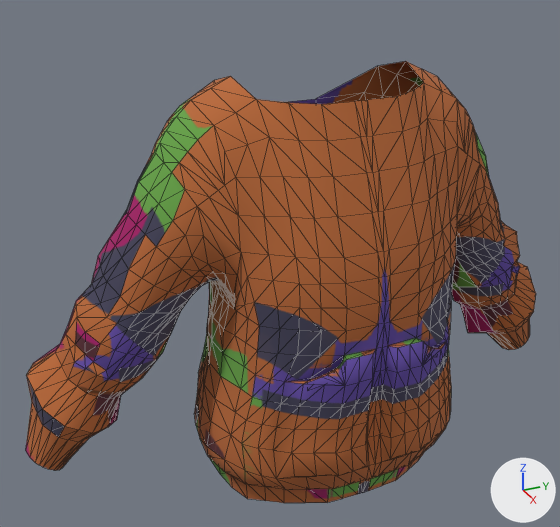
What one commit did to the glTF model mielda/chauqeta/kapkan.glb.
Before and after are seen from a 50 mm lens placed at (1.555, -0.803, 0.28), pointed at (0.008, -0.106, -0.493). Every picture has the same lights, and +X, +Y and +Z are marked at lower right. Mesh edges are drawn as thin lines. Vertices at the same position are counted once.

The first picture shows 'chaqueta highpoly'.
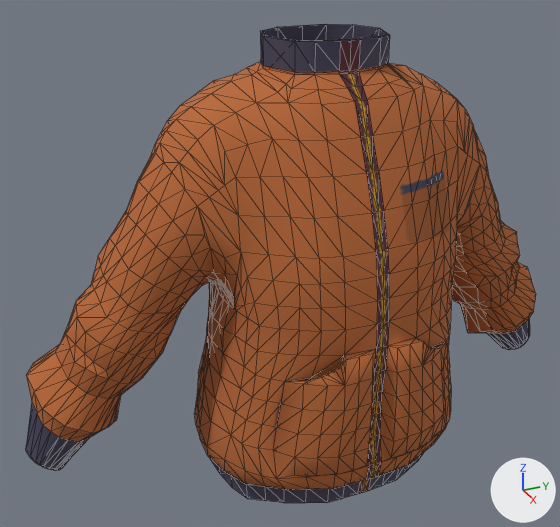
Location of each change, [x1, y1, x2, y2] in pixels of the pictures (560 x 527 px):
```json
{"object": "chaqueta highpoly", "change": "reshaped", "before": [26, 61, 536, 503], "after": [26, 24, 536, 503], "on screen": "8% taller"}
{"part": 1, "of": "me_cylinder_002", "change": "built on", "before": [273, 200, 446, 479], "after": [273, 200, 446, 479]}
{"part": 2, "of": "me_cylinder_002", "change": "built on", "before": [161, 61, 484, 274], "after": [161, 24, 484, 274]}
{"part": 3, "of": "me_cylinder_002", "change": "surface changed", "before": [26, 90, 530, 503], "after": [26, 90, 530, 503]}
```

Edits to the scene script, one JSON object a line:
```json
{"block": "me_cylinder_002", "where": "# used by ob_chaqueta_highpoly; location = (0.0, 0.0, 0.0)"}
{"op": "remove", "block": "me_cylinder_002", "code": "me_cylinder_002.from_pydata(...)  # 1220 vertices, 2350 faces; spans x -0.226..0.335, y -0.74..0.74, z -1.024..-0.041"}
{"op": "add", "block": "me_cylinder_002", "code": "me_cylinder_002.from_pydata(...)  # 1463 vertices, 2852 faces; spans x -0.226..0.337, y -0.74..0.74, z -1.024..0.038"}
{"block": "me_cylinder_002", "change": "me_cylinder_002 part 1: 60 vertices moved from x 0.277..0.335, y -0.199..0.199, z -0.889..-0.366 to x 0.284..0.337, y -0.199..0.199, z -0.883..-0.366; 2 vertices removed from x 0.309, y -0.137..0.137, z -0.648; 70 vertices added at x -0.155..0.317, y -0.278..0.278, z -1.024..-0.648"}
{"block": "me_cylinder_002", "change": "me_cylinder_002 part 2: 13 vertices moved from x -0.203..0.146, y -0.341..0.341, z -0.395..-0.062 to x -0.203..0.154, y -0.341..0.341, z -0.359..-0.074; 9 vertices removed from x -0.206..0.146, y -0.341..0.217, z -0.395..-0.041; 104 vertices added at x -0.195..0.151, y -0.337..0.217, z -0.359..0.038"}
{"block": "me_cylinder_002", "change": "me_cylinder_002 part 3: 2309 kept faces spanning x -0.226..0.337, y -0.74..0.74, z -1.024..-0.071 get new texture (UV) coordinates"}
```
